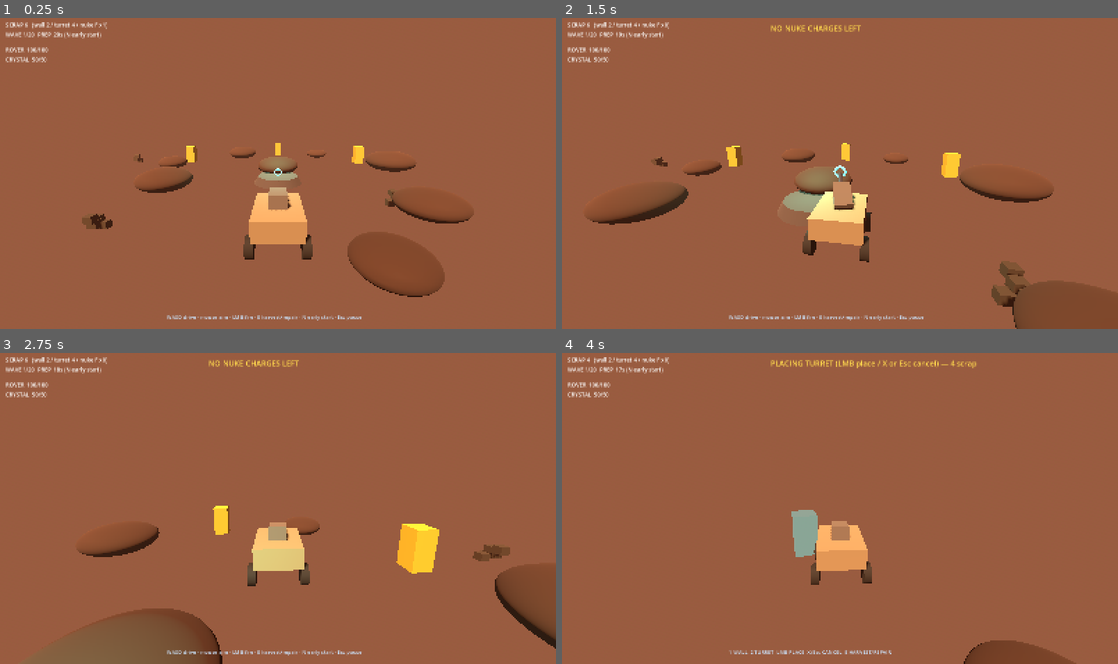
Above: before the commit, frames 1-4 (two rows, left to right).
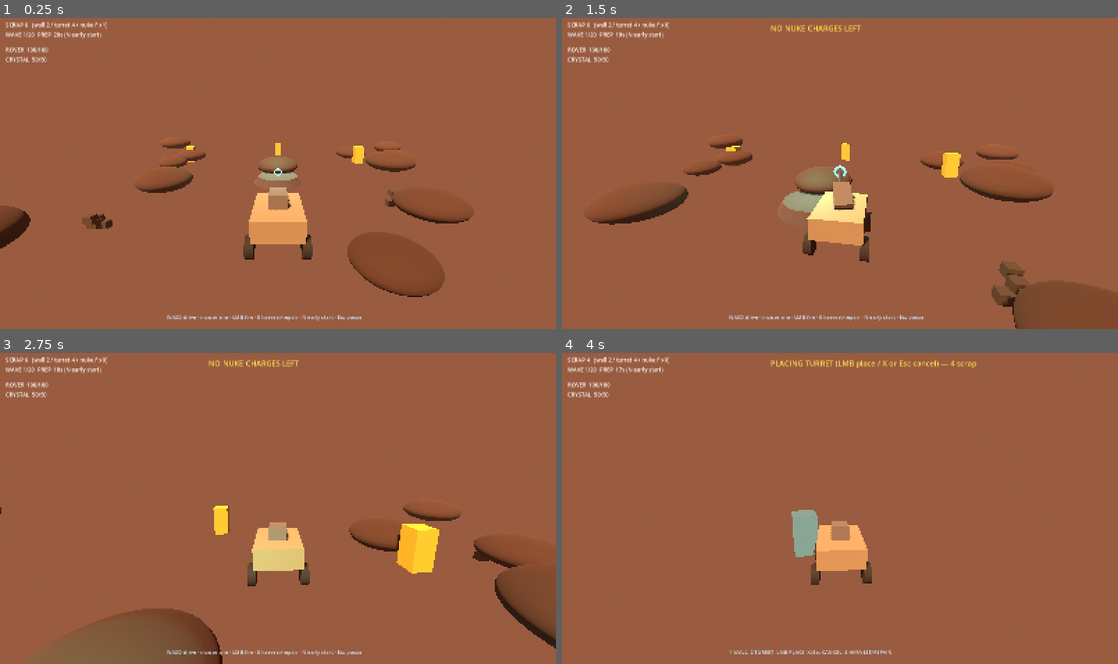
Above: after the commit, the same moments.

Repository: Sumane/chronolith-game
Game: Godot game, scene res://scenes/v1/entry.tscn
Same seed, same stepped clock (60 frames per second), same inputs: the game is played once before the commit and once after it. This scene is started directly instead of the project's main scene.
Inputs (mouse positions are in pixels of both pictures, inside the frame that each line leads up to):
- Up to frame 1 (0.25 s): no input
- Up to frame 2 (1.5 s): tap Enter at 0.5 s; move the mouse to (867, 170) at 0.52 s; hold Space (fire) 0.53-1.28 s; hold W (move_up) from 0.53 s (still down); click (867, 170) at 0.67 s; tap F (nuke) at 0.8, 1.35 s; move the mouse to (812, 173) at 1.27 s
- Up to frame 3 (2.75 s): keep holding W (move_up); tap Shift (ram) at 1.55 s; move the mouse to (289, 502) at 2.02 s; hold Shift (ram) from 2.03 s (still down); tap Space (fire) at 2.3 s
- Up to frame 4 (4 s): keep holding W (move_up); move the mouse to (834, 511) at 2.77 s; release Shift (ram) at 2.78 s; tap 1 (build_1) at 2.85 s; click (834, 511) at 2.92 s; tap F (nuke) at 3.05 s; move the mouse to (878, 511) at 3.52 s; hold Shift (ram) from 3.53 s (still down); tap 2 (build_2) at 3.6 s

The runs differ from the first frame. In frame 1, 0.8% of the frame differs, in the area x 0-72%, y 39-75%; in frame 2, 0.6%; in frame 3, 1.3%, in the area x 0-95%, y 49-70%; in frame 4, 1.1%.

Commit message:
M6c: recognisable campaign map
- four rock cover clusters + lane pinches flanking the 8 edge approaches
- 5-deposit distance ladder: 7/10/13/17/21 m, each a detour with partial cover
- blocker + M1 targets kept (probe dependencies)
- tests: m6c_probe 5/5; full regression green (m1-m6b, progression, 2D)

Diff:
--- /dev/null
+++ b/tests/v1/m6c_probe.gd
@@ -0,0 +1,93 @@
+extends Node
+## M6c probe: the recognisable campaign map.
+## 1. map shape: 17 rocks (16 + blocker), 5 deposits on a 7/10/13/17/21 m
+##    distance ladder, all approach edges intact
+## 2. navigation: grunts spawned on four opposite edges make real progress
+##    toward the crystal (the cover clusters flank, not wall)
+## 3. the blocker rock still occludes the north-centre lane to the crystal
+
+var entry
+var arena
+var director
+var _ok := 0
+var _fail := 0
+
+func _ready() -> void:
+	process_mode = Node.PROCESS_MODE_ALWAYS
+	_run()
+
+func _wait(n: int) -> void:
+	var i := 0
+	while i < n:
+		i += 1
+		await get_tree().physics_frame
+
+func check(label: String, cond: bool) -> void:
+	if cond:
+		_ok += 1
+	else:
+		_fail += 1
+	print("  [%s] %s" % ["ok" if cond else "FAIL", label])
+
+func _run() -> void:
+	for pth in ["chronolith_v1_profile.json", "chronolith_v1_profile.json.bak", "chronolith_v1_profile.json.tmp"]:
+		var gp := ProjectSettings.globalize_path("user://" + pth)
+		if FileAccess.file_exists(gp):
+			DirAccess.remove_absolute(gp)
+	var es := ResourceLoader.load("res://scenes/v1/entry.tscn") as PackedScene
+	entry = es.instantiate()
+	add_child(entry)
+	await _wait(40)
+	arena = entry.get_node("Arena")
+	director = entry.get_node("WaveDirector")
+	director.wave_plan = [3, 4, 5]  # this probe never wins; keep it cheap
+
+	# 1 map shape
+	var dep_dists: Array = []
+	var deps: Node = arena.get_node("Deposits")
+	for d in deps.get_children():
+		dep_dists.append(Vector2((d as Node3D).position.x, (d as Node3D).position.z).length())
+	dep_dists.sort()
+	var ladder_ok := true
+	var ladders := [7.2, 9.9, 12.5, 17.2, 21.2]
+	for i in dep_dists.size():
+		if absf(float(dep_dists[i]) - float(ladders[i])) > 0.4:
+			ladder_ok = false
+	check("map: 5 deposits on the 7/10/13/17/21 m ladder (sorted %s)" % str(dep_dists),
+		dep_dists.size() == 5 and ladder_ok)
+	check("map: 17 rocks + blocker = 18 colliders", arena.rock_list.size() == 18)
+	check("map: 8 approach edges intact", director.EDGES.size() == 8)
+
+	# 2 navigation: four opposite edges, 90 physics frames each
+	var nav_ok := true
+	var detail := ""
+	for ei in [0, 2, 4, 6]:
+		var e: Vector3 = director.EDGES[ei]
+		var g: Grunt = load("res://combat/enemy.gd").new()
+		g.position = Vector3(e.x, arena.height_at(e.x, e.z) + 0.5, e.z)
+		g.goal = arena.crystal
+		g.arena = arena
+		g._rover = entry.get_node("PlayerRig").get_node("Rover")
+		arena.get_parent().add_child(g)
+		var d0: float = g.global_position.distance_to(arena.crystal.global_position)
+		for _f in 90:
+			await get_tree().physics_frame
+		var d1: float = g.global_position.distance_to(arena.crystal.global_position)
+		var prog := d0 - d1
+		detail += "E%d:%.1fm " % [ei, prog]
+		if prog < 3.0 or not is_instance_valid(g):
+			nav_ok = false
+		g.damage(99)
+	check("map: grunts route to the crystal from N/NW/SE/SW (%s)" % detail, nav_ok)
+	await _wait(20)
+
+	# 3 the blocker rock flanks the north-centre lane
+	var q := PhysicsRayQueryParameters3D.create(
+		Vector3(0.0, arena.height_at(0.0, -16.0) + 0.8, -16.0),
+		Vector3(0.0, arena.crystal.global_position.y + 0.6, 0.0), -1)
+	var hit: Dictionary = arena.get_world_3d().direct_space_state.intersect_ray(q)
+	check("map: north-centre lane is occluded (a rock forces the flank)",
+		not hit.is_empty())
+
+	print("== M6c probe: %d ok, %d fail ==" % [_ok, _fail])
+	get_tree().quit(0 if _fail == 0 else 1)
--- /dev/null
+++ b/tests/v1/m6c_probe.tscn
@@ -0,0 +1,6 @@
+[gd_scene load_steps=2 format=3]
+
+[ext_resource type="Script" path="res://tests/v1/m6c_probe.gd" id="1"]
+
+[node name="M6cProbe" type="Node"]
+script = ExtResource("1")
--- a/world/arena.gd
+++ b/world/arena.gd
@@ -7,18 +7,33 @@
 const GRID := 41
 const SIZE := 40.0
 
+# M6: recognisable map. Four cover clusters (two rocks each) flank the
+# eight edge approaches; single pinch rocks force lanes; the blocker rock
+# keeps the north-centre approach flanked. Cover pockets sit on the mid
+# ring (8-14 m) where turrets/walls hold two or three lanes.
 const ROCKS: Array = [
-	[-7.0, 2.0, 1.6], [-9.5, -4.0, 1.2], [6.5, 6.0, 1.4], [9.0, -2.0, 1.8],
-	[3.0, 9.5, 1.1], [-4.0, -9.0, 1.5], [12.0, 8.0, 1.3], [-12.0, 8.5, 1.7],
-	[5.0, -12.0, 1.2], [-8.0, 12.0, 1.4],
+	# NE cluster + lane pinch (lanes from E1/E3)
+	[8.0, -8.0, 1.5], [11.0, -5.0, 1.2], [14.0, -12.0, 1.6],
+	# NW cluster (lanes from E2/E5)
+	[-9.0, -7.0, 1.4], [-12.0, -10.0, 1.6], [-9.5, -4.0, 1.2],
+	# SW cluster (lane from E6)
+	[-8.0, 10.0, 1.5], [-12.0, 13.0, 1.3], [-5.0, 15.0, 1.2], [-12.0, 8.5, 1.7],
+	# SE cluster (lanes from E4/E7) — wraps the (10,10) build pocket,
+	# never inside its r+0.9 build exclusion
+	[6.5, 12.0, 1.4], [14.0, 10.0, 1.3], [12.0, 8.0, 1.3],
+	# mid-ring solos holding the central approach
+	[-7.0, 2.0, 1.6], [9.0, -2.0, 1.8], [3.0, 9.5, 1.1], [6.5, 6.0, 1.4],
 ]
-const BLOCKER_POS := Vector3(0.0, 0.0, -2.0)  # on the line spawn -> Target1
+const BLOCKER_POS := Vector3(0.0, 0.0, -2.0)  # keeps north-centre flanked (M1 LOS)
 const BLOCKER_R := 1.6
 
 var crystal: ChronolithCrystal
 var rock_list: Array = []
 
-const DEPOSIT_POS := [Vector2(6.0, 4.0), Vector2(-7.0, 7.0), Vector2(11.0, -6.0), Vector2(-12.0, -3.0), Vector2(3.0, 13.0)]
+# M6: resource distance ladder — 7 / 10 / 13 / 17 / 21 m from the crystal.
+# Each deposit sits off the main lanes, most near a cover cluster: harvesting
+# is always a detour with a partial view of the approach that feeds it.
+const DEPOSIT_POS := [Vector2(6.0, 4.0), Vector2(-7.0, 7.0), Vector2(11.0, -6.0), Vector2(-14.0, 10.0), Vector2(15.0, 15.0)]
 
 func height_at(x: float, z: float) -> float:
 	var h := 0.7 * sin(x * 0.22) * cos(z * 0.19) \
Not shown, changed: docs/progress.md
